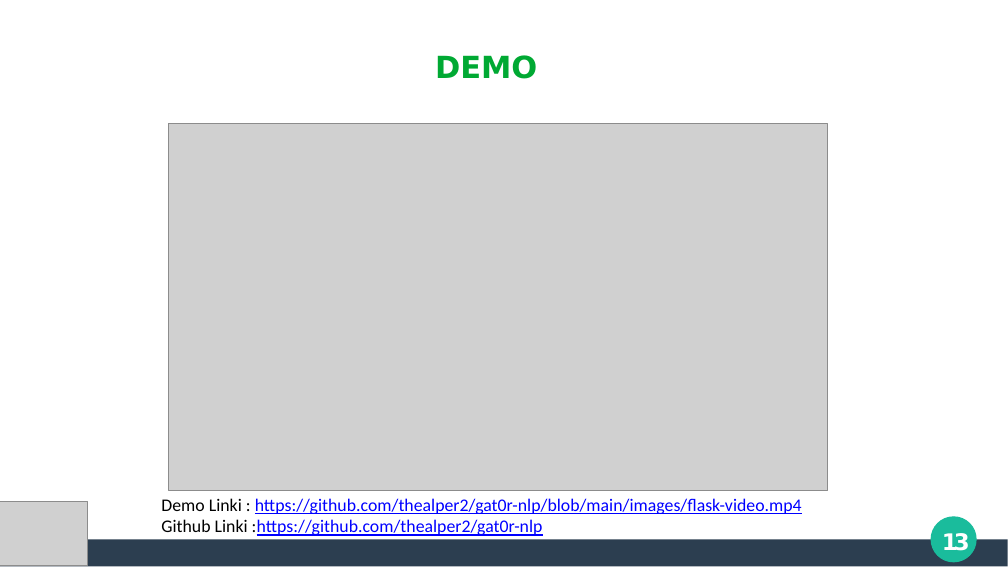
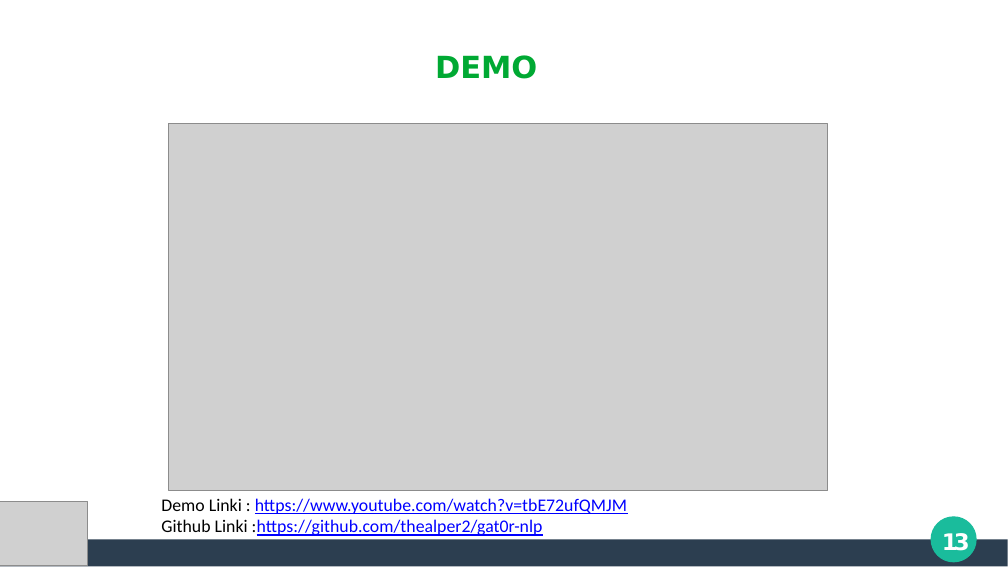
Before and after one commit to thealper2/gat0r-nlp, a slide deck: slide 13 of GATOR_Sunum.pptx. Drawn at 1008x567 pixels with LibreOffice and Linux fonts; fonts in the diff are those of the drawing; grey boxes stand for pictures; background and template pictures are left out. Boxes give left, top, right and bottom in pixels: in the first picture for what was removed or moved away, otherwise in the second. Text is boxed around its words. In the diff, an @@ line names an element or a change of style, - is before the commit and + after.

```diff
--- a/GATOR_Sunum.pptx
+++ b/GATOR_Sunum.pptx
@@ text at (161, 498, 627, 514): text changed @@
-Demo Linki : https://github.com/thealper2/gat0r-nlp/blob/main/images/flask-video.mp4
+Demo Linki : https://www.youtube.com/watch?v=tbE72ufQMJM
```
Also in this commit, not shown: 7 other slides changed, 1 slide added.
